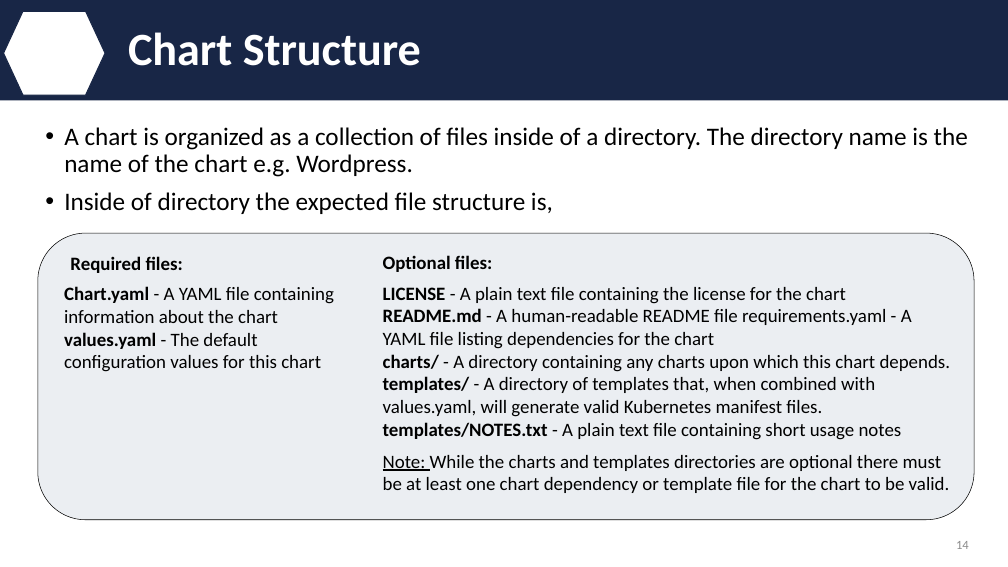
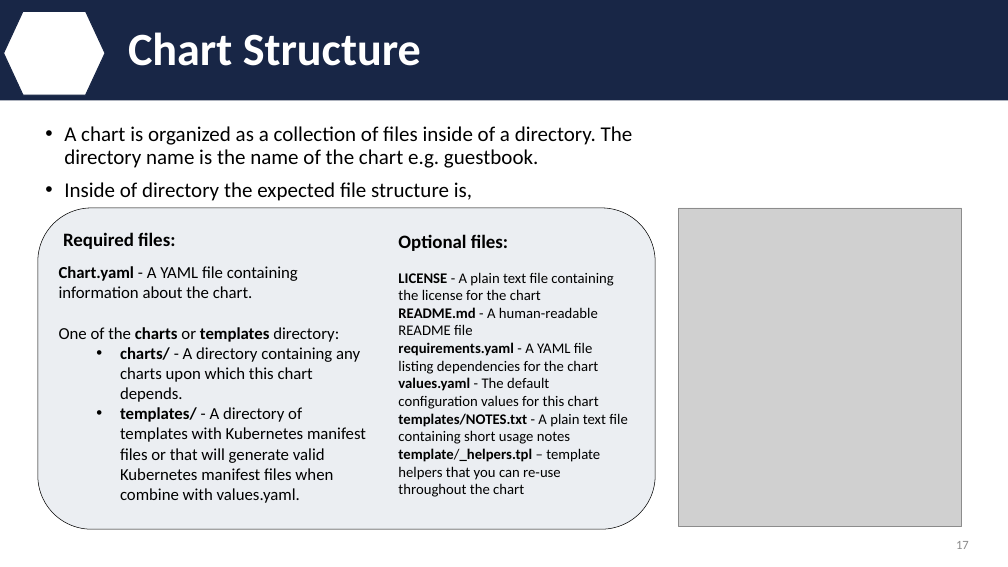
Before and after one commit to IBM/helm101, a slide deck: slide 17 of presentation/Helm.pptx (slide 14 before the commit). Drawn at 1008x567 pixels with LibreOffice and Linux fonts; fonts in the diff are those of the drawing; grey boxes stand for pictures; background and template pictures are left out. Boxes give left, top, right and bottom in pixels: in the first picture for what was removed or moved away, otherwise in the second. Text is boxed around its words. In the diff, an @@ line names an element or a change of style, - is before the commit and + after.

```diff
--- a/presentation/Helm.pptx
+++ b/presentation/Helm.pptx
@@ text at <box>64,126,633,168</box>: text changed; size 24 to 20 pt @@
-• A chart is organized as a collection of files inside of a directory. The directory name is the name of the chart e.g. Wordpress.
+• A chart is organized as a collection of files inside of a directory. The directory name is the name of the chart e.g. guestbook.
@@ rounded rectangle: place and size @@
-rounded rectangle at <box>38,233,974,520</box>
+rounded rectangle at <box>38,208,656,529</box>
@@ text at <box>64,182,472,201</box>: size 24 to 20 pt in "Inside of directory the expected file structure ..." @@
@@ picture added at <box>679,208,962,527</box> @@
@@ text "Required files:": place and size @@
-text "Required files:" at <box>70,256,183,273</box>
+text "Required files:" at <box>63,232,175,249</box>
@@ text "Optional files:": place and size @@
-text "Optional files:" at <box>383,255,492,272</box>
+text "Optional files:" at <box>398,234,508,251</box>
@@ text at <box>59,266,366,503</box>: text changed; size 18 to 16 pt @@
-Chart.yaml - A YAML file containing information about the chart
-values.yaml - The default configuration values for this chart
+Chart.yaml - A YAML file containing information about the chart.
+One of the charts or templates directory:
+  • charts/ - A directory containing any charts upon which this chart depends.
+  • templates/ - A directory of templates with Kubernetes manifest files or that will generate valid Kubernetes manifest files when combine with values.yaml.
@@ text "LICENSE - A plain text ...": place and size @@
-text "LICENSE - A plain text ..." at <box>383,287,951,440</box>
+text "LICENSE - A plain text ..." at <box>398,272,627,497</box>
@@ text at <box>398,272,627,444</box>: size 18 to 14 pt in "LICENSE - A plain text file containing ...", "templates/NOTES.txt - A plain text file containing ..." @@
@@ text at <box>398,307,599,409</box>: text changed; size 18 to 14 pt @@
-README.md - A human-readable README file requirements.yaml - A YAML file listing dependencies for the chart
-charts/ - A directory containing any charts upon which this chart depends.
-templates/ - A directory of templates that, when combined with values.yaml, will generate valid Kubernetes manifest files.
+README.md - A human-readable README file
+requirements.yaml - A YAML file listing dependencies for the chart
+values.yaml - The default configuration values for this chart
@@ text at <box>398,448,600,497</box>: paragraph added @@
+template/_helpers.tpl – template helpers that you can re-use throughout the chart
@@ text removed at <box>383,455,950,493</box> @@
-Note: While the charts and templates directories are optional there must be at least one chart dependency or template file for the chart to be valid.
@@ page number at <box>956,541,969,549</box>: text changed @@
-14
+17
```
Also in this commit, not shown: 15 other slides changed, 28 slides added, 2 slides removed.
